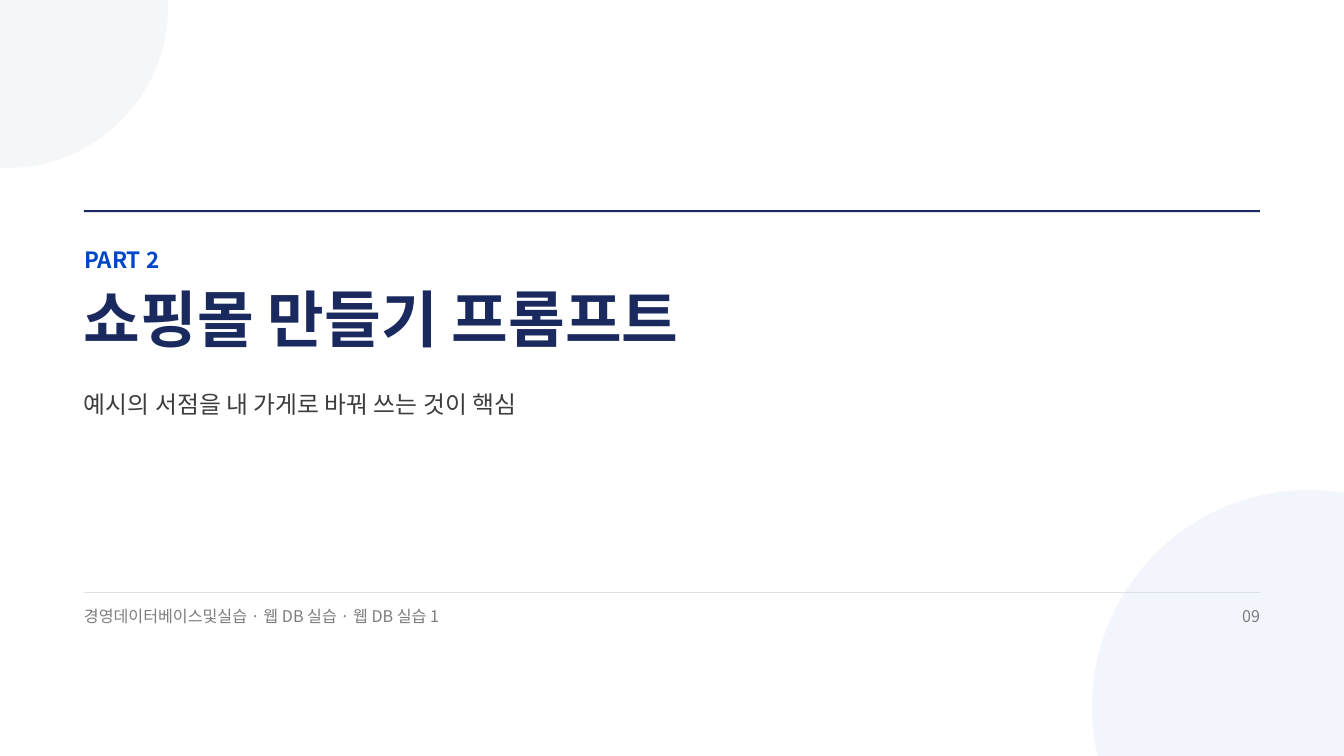
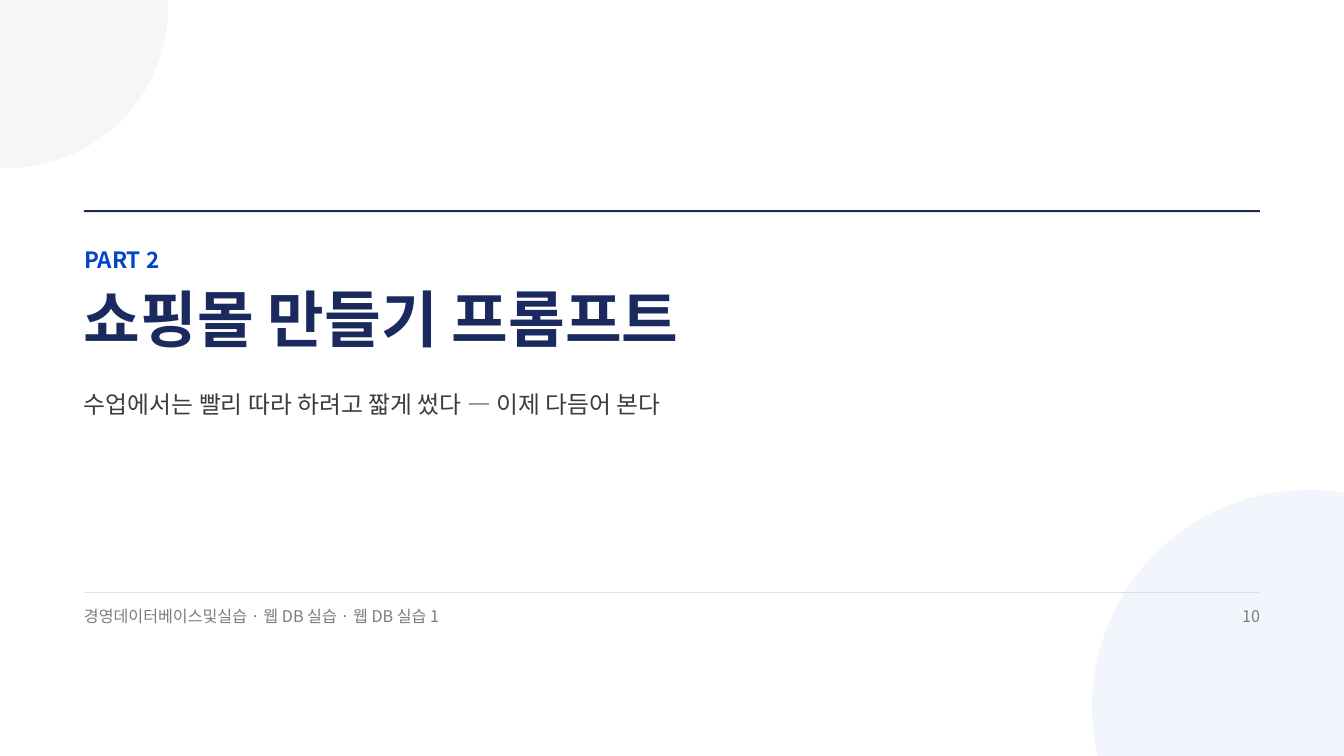
Before and after one commit to jungaistar/materials, a slide deck: slide 10 of koreatech-db/webdb/웹DB실습1_GitHub에_내_쇼핑몰_올리기.pptx (slide 9 before the commit). Drawn at 1344x756 pixels with LibreOffice and Linux fonts; fonts in the diff are those of the drawing. Boxes give left, top, right and bottom in pixels: in the first picture for what was removed or moved away, otherwise in the second. Text is boxed around its words. In the diff, an @@ line names an element or a change of style, - is before the commit and + after.

```diff
--- a/koreatech-db/webdb/웹DB실습1_GitHub에_내_쇼핑몰_올리기.pptx
+++ b/koreatech-db/webdb/웹DB실습1_GitHub에_내_쇼핑몰_올리기.pptx
@@ text at bbox=[84, 393, 661, 415]: text changed @@
-예시의 서점을 내 가게로 바꿔 쓰는 것이 핵심
+수업에서는 빨리 따라 하려고 짧게 썼다 — 이제 다듬어 본다
@@ text at bbox=[1242, 610, 1260, 622]: text changed @@
-09
+10
```
Also in this commit, not shown: 21 other slides changed, 17 slides added.
